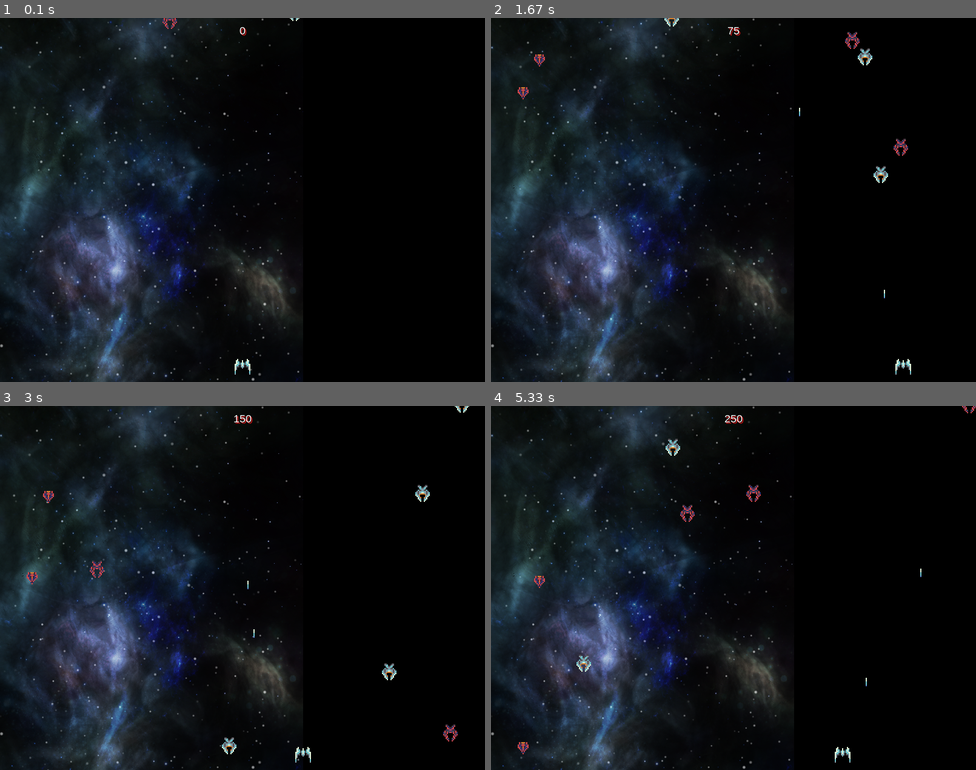
Above: before the commit, frames 1-4 (two rows, left to right).
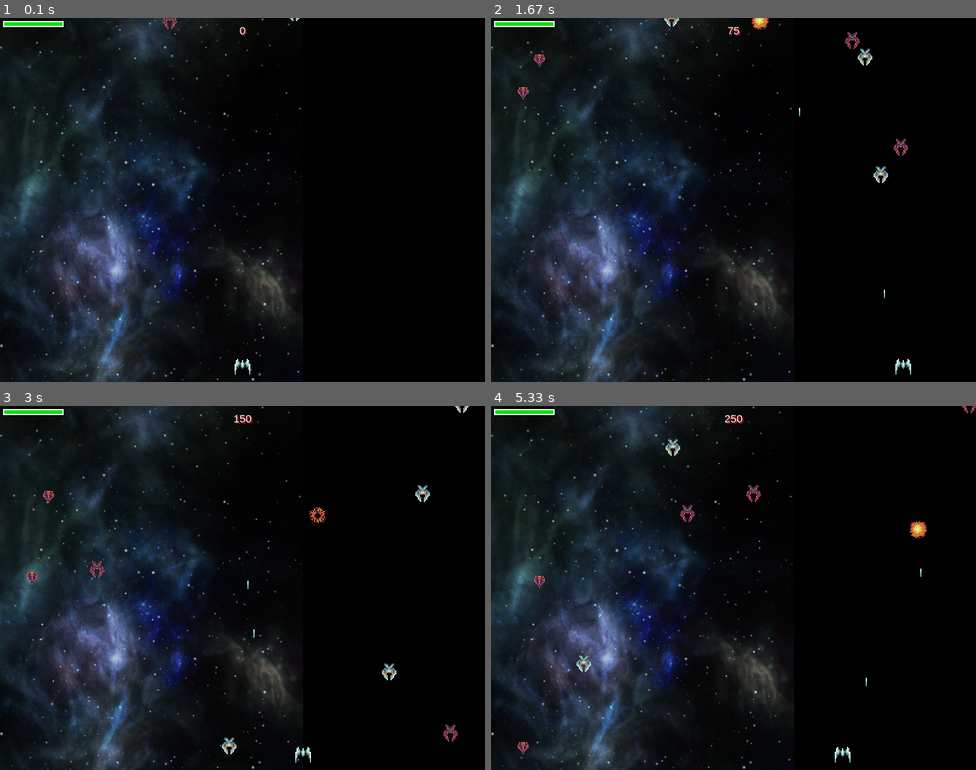
Above: after the commit, the same moments.

Repository: IsmaBH/Python-Pruebas
Game: pygame game, started from Pygame-Course/Invasion/invasion.py
Two runs of this game, one before a commit and one after it. Both use one fixed random seed, a clock stepped at 60 frames per second and the inputs below.
Inputs:
- Up to frame 1 (0.1 s): no input
- Up to frame 2 (1.67 s): tap Space at 0.33, 0.73, 1.03, 1.23, 1.53 s; hold Right 0.67-1.13 s; hold Right 1.17-1.63 s
- Up to frame 3 (3 s): hold Left 1.67-2.2 s; tap Space at 1.73, 2.03, 2.3, 2.6, 2.73 s; hold Left 2.23-2.63 s; hold Right from 2.67 s (still down)
- Up to frame 4 (5.33 s): tap Space at 3.03, 3.4, 3.7, 3.9, 4.2, 4.4, 4.7, 4.9, 5.2 s; release Right at 3.3 s; hold Left 3.33-3.8 s; hold Right 3.83-4.3 s; hold Right 4.33-4.8 s; hold Left from 4.83 s (still down)

The runs differ from the first frame. In frame 1, 0.2% of the frame differs, in the area x 0-14%, y 0-3%; in frame 2, 0.3%; in frame 3, 0.3%; in frame 4, 0.3%, in the area x 0-90%, y 0-37%.

Commit message:
Barra de vida y explosiones Proximo trabajo a agregar seran las vidas y el fuego enemigo

Diff:
--- a/Pygame-Course/Invasion/invasion.py
+++ b/Pygame-Course/Invasion/invasion.py
@@ -2,6 +2,9 @@
 #Sprite graphics: Copyright 2016 David Thompson <davet@gnu.org>
 #Background image artwork from game "Gagian" by Alksander Kowalczyk, Retrocade.net
 #Licensed under: Attribution 4.0 Internacional (CC BY 4.0) https://creativecommons.org/licenses/by/4.0/
+#www.bfxr.net for sounds
+#Background music by SketchyLogic
+#Licensed under: Attribution completely optional CC0 1.0 Universal (CC0 1.0)
 import pygame, sys
 import random
 import os
@@ -12,6 +15,7 @@
 BLACK = (0,0,0)
 RED = (200,20,20)
 WHITE = (248,248,248)
+GREEN = (20,220,20)
 BACKGROUND_COLOR = (200,200,200)
 ASSETS_DIR = os.path.join(os.path.dirname(__file__), 'assets')
 #Funciones del juego
@@ -24,6 +28,21 @@
 	text_shadow_pos = [text_rect.x+2,text_rect.y+2]
 	surf.blit(text_shadow, text_shadow_pos)
 	surf.blit(text_surface, text_rect)
+def new_mob():
+	m = Mob()
+	all_sprites.add(m)
+	mobs.add(m)
+def draw_health_bar(surf,x,y,valor):
+	if valor < 0:
+		valor = 0
+	BAR_LENGHT = 100
+	BAR_HEIGHT = 10
+	fill = (valor/100)*BAR_LENGHT
+	fill_rect = pygame.Rect(x,y,fill,BAR_HEIGHT)
+	outer_rect = pygame.Rect(x,y,BAR_LENGHT,BAR_HEIGHT)
+	pygame.draw.rect(surf,RED,outer_rect)
+	pygame.draw.rect(surf,GREEN,fill_rect)
+	pygame.draw.rect(surf,WHITE,outer_rect,2)
 #Clase Jugador
 class Player(pygame.sprite.Sprite):
 	#Metodo init de la clase
@@ -36,6 +55,7 @@
 		self.rect.centerx = WIDTH//2
 		self.rect.bottom = HEIGHT-10
 		self.speedx = 0
+		self.health = 100
 	#Metodos de la clase
 	def update(self):
 		self.speedx = 0
@@ -50,6 +70,7 @@
 			self.rect.left = 0
 		self.rect.x += self.speedx
 	def shoot(self):
+		snd_shoot.play()
 		bullet = Bullet(self.rect.centerx,self.rect.top)
 		all_sprites.add(bullet)
 		bullets.add(bullet)
@@ -86,7 +107,31 @@
 		self.speedy = -10
 	def update(self):
 		self.rect.y += self.speedy
+class Explosion(pygame.sprite.Sprite):
+	#Metodo init de la clase
+	def __init__(self, center, size):
+		super(Explosion, self).__init__()
+		self.size = size
+		self.image = explosion_anim[self.size][0]
+		self.rect = self.image.get_rect()
+		self.rect.center = center
+		self.frame = 0
+		self.last_update = pygame.time.get_ticks()
+		self.frame_delay = 50 #Son milisegundos
+	def update(self):
+		now = pygame.time.get_ticks()
+		if now - self.last_update > self.frame_delay:
+			self.last_update = now
+			self.frame += 1
+			if self.frame == len(explosion_anim[self.size]):
+				self.kill()
+			else:
+				center = self.rect.center
+				self.image = explosion_anim[self.size][self.frame]
+				self.rect = self.image.get_rect()
+				self.rect.center = center
 #Inicializacion de pygame
+pygame.mixer.pre_init(44100,-16,2,512)
 pygame.init()
 pygame.mixer.init()
 screen = pygame.display.set_mode((WIDTH,HEIGHT))
@@ -101,6 +146,27 @@
 for img_file in enemy_files:
 	enemy_images.append(pygame.image.load(os.path.join(ASSETS_DIR,img_file)).convert_alpha())
 bullet_img = pygame.image.load(os.path.join(ASSETS_DIR,"bullet.png")).convert_alpha()
+#Carga de imagenes para las explosiones
+explosion_anim = {}
+explosion_anim['big'] = []
+explosion_anim['small'] = []
+for i in range(3):
+	filename = 'explosion'+str(i)+'.png'
+	img = pygame.image.load(os.path.join(ASSETS_DIR,filename)).convert_alpha()
+	img_big = pygame.transform.scale(img,(32,32))
+	explosion_anim['big'].append(img_big)
+	explosion_anim['small'].append(img)
+#Carga de Sonidos
+snd_shoot = pygame.mixer.Sound(os.path.join(ASSETS_DIR,'Laser_Shoot.wav'))
+snd_shoot.set_volume(0.05)
+snd_explosions = []
+snd_files = ["Explosion.wav","Explosion2.wav","Explosion3.wav"]
+for snd_file in snd_files:
+	snd = pygame.mixer.Sound(os.path.join(ASSETS_DIR,snd_file))
+	snd.set_volume(0.04)
+	snd_explosions.append(snd)
+pygame.mixer.music.load(os.path.join(ASSETS_DIR,"Venus.wav"))
+pygame.mixer.music.set_volume(0.1)
 #Grupo de Sprites
 all_sprites = pygame.sprite.Group()
 mobs = pygame.sprite.Group()
@@ -108,13 +174,13 @@
 player = Player()
 all_sprites.add(player)
 for i in range(8):
-	m = Mob()
-	all_sprites.add(m)
-	mobs.add(m)
+	new_mob()
 #Variable de puntuacion
 score = 0
 #Fuente para la puntuacion
 font_name = pygame.font.match_font('arial')
+#Play background music forever
+pygame.mixer.music.play(loops = -1)
 #Bucle de Juego
 running = True
 while running:
@@ -131,21 +197,29 @@
 	#Update
 	all_sprites.update()
 	#Comprobacion de colisiones con los mob
-	hits = pygame.sprite.spritecollide(player,mobs,False, pygame.sprite.collide_circle)
-	if hits:
-		running = False
+	hits = pygame.sprite.spritecollide(player,mobs,True, pygame.sprite.collide_circle)
+	for hit in hits:
+		snd_explosions[0].play()
+		expl = Explosion(hit.rect.center,'small')
+		all_sprites.add(expl)
+		player.health -= 25
+		new_mob()
+		if player.health <= 0:
+			running = False
 	#Comprobacion de colision de un bullet con mob
 	hits = pygame.sprite.groupcollide(mobs,bullets,True, True)
 	for hit in hits:
+		random.choice(snd_explosions).play()
+		expl = Explosion(hit.rect.center,'big')
+		all_sprites.add(expl)
 		score += 25
-		m = Mob()
-		all_sprites.add(m)
-		mobs.add(m)
+		new_mob()
 	#Dibujar o bien renderizar los objetos
 	screen.fill(BLACK)
 	screen.blit(background, background_rect)
 	all_sprites.draw(screen)
 	draw_score(screen,str(score), 18, (WIDTH//2,10))
+	draw_health_bar(screen,5,5,player.health)
 	#Despues de dibujar todo mostrar en pantalla
 	pygame.display.flip()
 #Fin del juego
